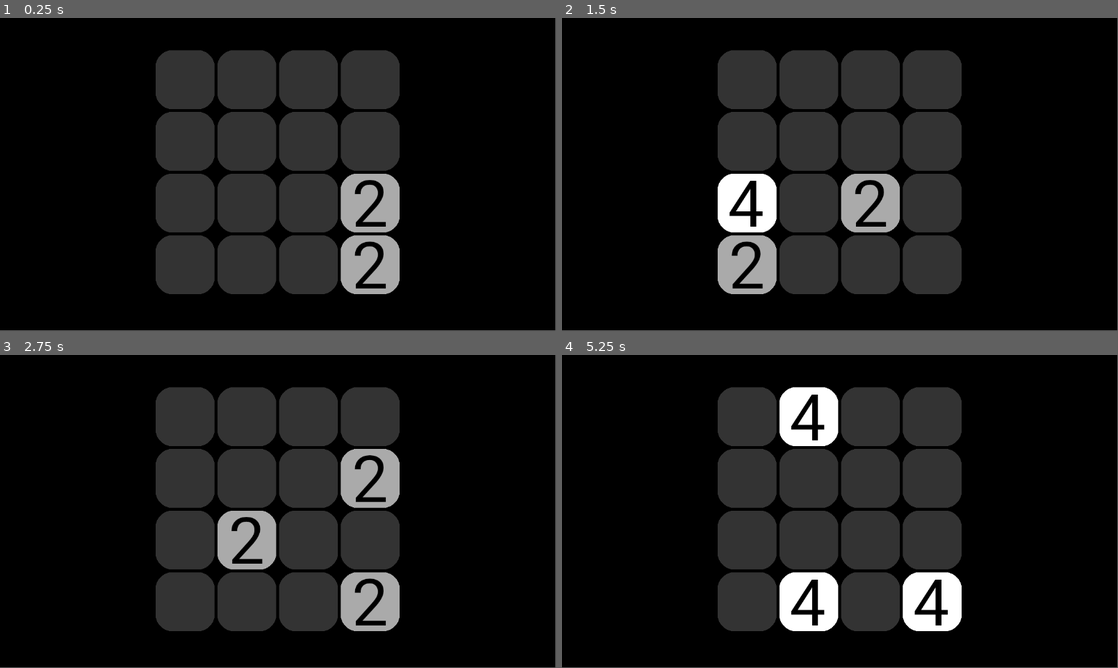
Above: before the commit, frames 1-4 (two rows, left to right).
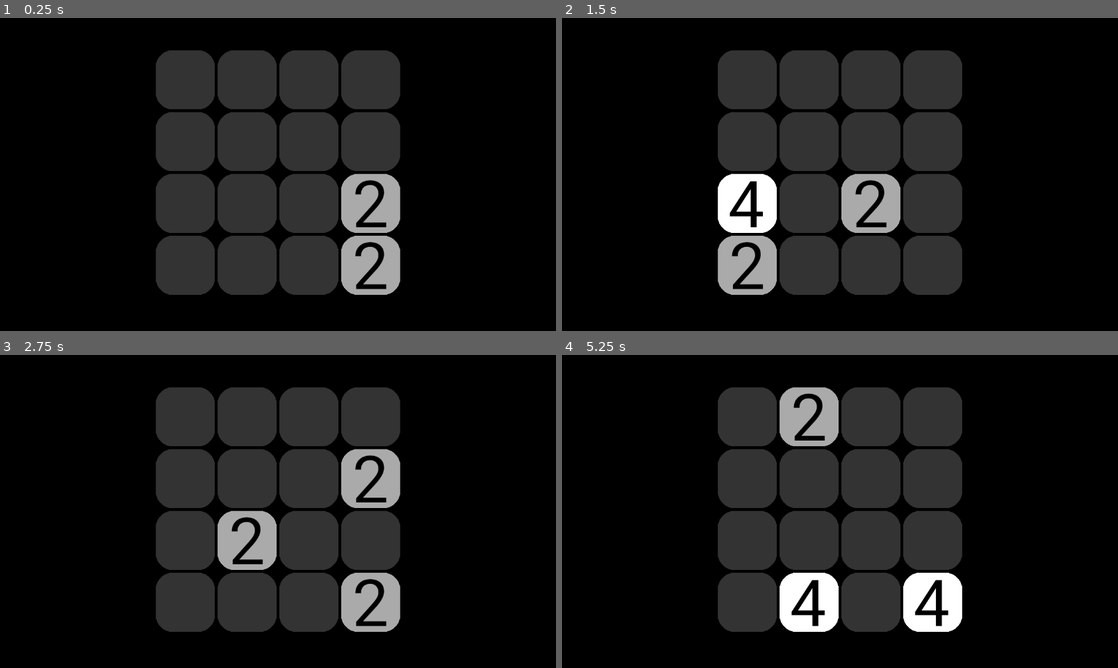
Above: after the commit, the same moments.

Repository: hjk321/Neon2048
Game: Godot game, scene res://main.tscn
Same seed, same stepped clock (60 frames per second), same inputs: the game is played once before the commit and once after it.
Inputs:
- Up to frame 1 (0.25 s): no input
- Up to frame 2 (1.5 s): tap Enter at 0.5 s; hold Right (right) 0.53-1.28 s; tap Space (restart) at 1.25 s; hold Down (down) from 1.28 s (still down)
- Up to frame 3 (2.75 s): tap Space (restart) at 2 s; release Down (down) at 2.03 s; hold Right (right) from 2.03 s (still down)
- Up to frame 4 (5.25 s): tap Space (restart) at 2.75, 3.5, 4.25 s; release Right (right) at 2.78 s; hold Up (up) 2.78-3.53 s; hold Left (left) 3.53-5.03 s; hold Down (down) from 5.03 s (still down)
In our replay, the window is 799x449 before the commit and 800x450 after it. These sizes can differ from the game's own. Grey fills any space a smaller window leaves; there, only what the larger window draws over its background counts as a difference.

The runs differ from the first frame. In frame 1, 0.9% of the frame differs, in the area x 28-72%, y 10-89%; in frame 2, 1.0%; in frame 3, 1.0%; in frame 4, 2.6%.

Commit message:
4s spawn less often

Diff:
--- a/main.gd
+++ b/main.gd
@@ -72,7 +72,10 @@
 			if grid[x][y] == null: empty.append(Vector2i(x,y))
 	if empty.is_empty(): return
 	var new_pos := empty[randi_range(0, empty.size() - 1)]
-	add_tile_at((randi_range(1,2)*2), new_pos)
+	var value := 2
+	if randi_range(1, 10) == 10:
+		value = 4
+	add_tile_at(value, new_pos)
 
 # Checks for user input
 func state_input() -> void:
--- a/project.godot
+++ b/project.godot
@@ -23,6 +23,10 @@
 gdscript/warnings/unsafe_cast=1
 gdscript/warnings/unsafe_call_argument=1
 gdscript/warnings/return_value_discarded=1
+
+[display]
+
+window/stretch/mode="viewport"
 
 [gui]
 
